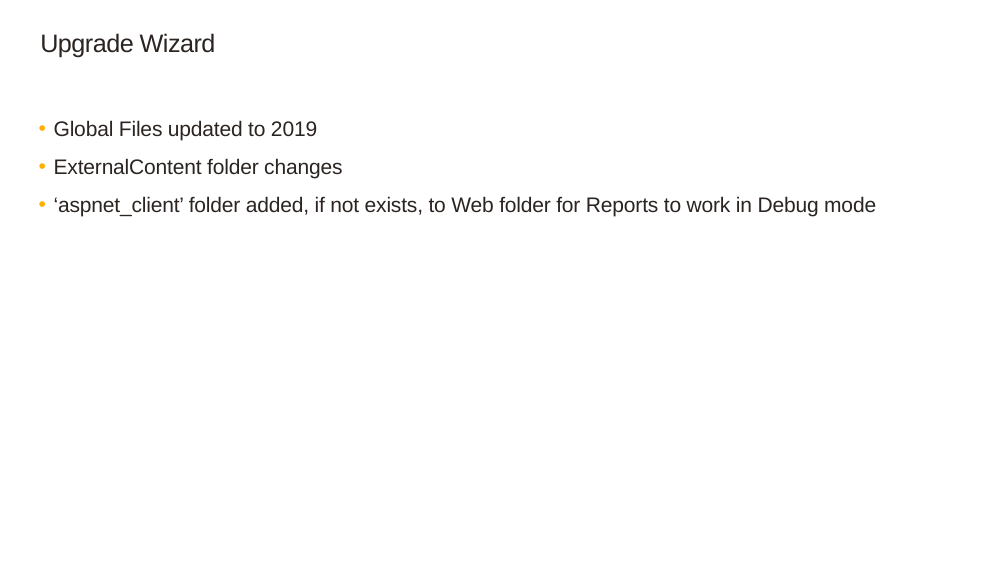
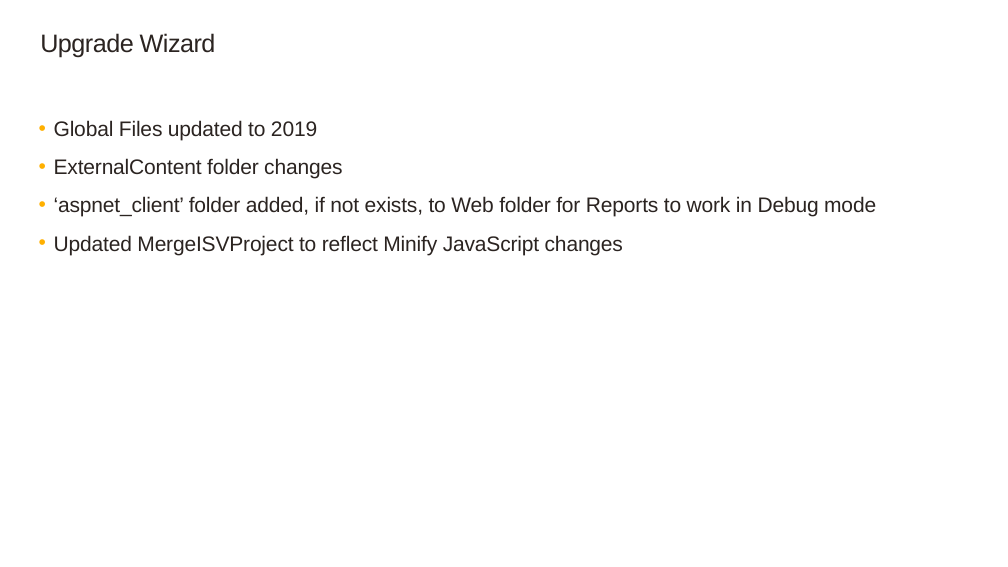
Before and after one commit to SageNADev/Sage300-SDK, a slide deck: slide 8 of docs/presentations/Sage300SDK_2019WebSDKOverview.pptx. Drawn at 1008x567 pixels with LibreOffice and Linux fonts; fonts in the diff are those of the drawing; background and template pictures are left out. Boxes give left, top, right and bottom in pixels: in the first picture for what was removed or moved away, otherwise in the second. Text is boxed around its words. In the diff, an @@ line names an element or a change of style, - is before the commit and + after.

Commit message:
Minify JavAScript subfolders change per Technisoft

```diff
--- a/docs/presentations/Sage300SDK_2019WebSDKOverview.pptx
+++ b/docs/presentations/Sage300SDK_2019WebSDKOverview.pptx
@@ text at <box>54,235,623,255</box>: paragraph added @@
+  • Updated MergeISVProject to reflect Minify JavaScript changes
```
Also in this commit, not shown: 1 other slide changed, 1 slide added, 7 other files.
